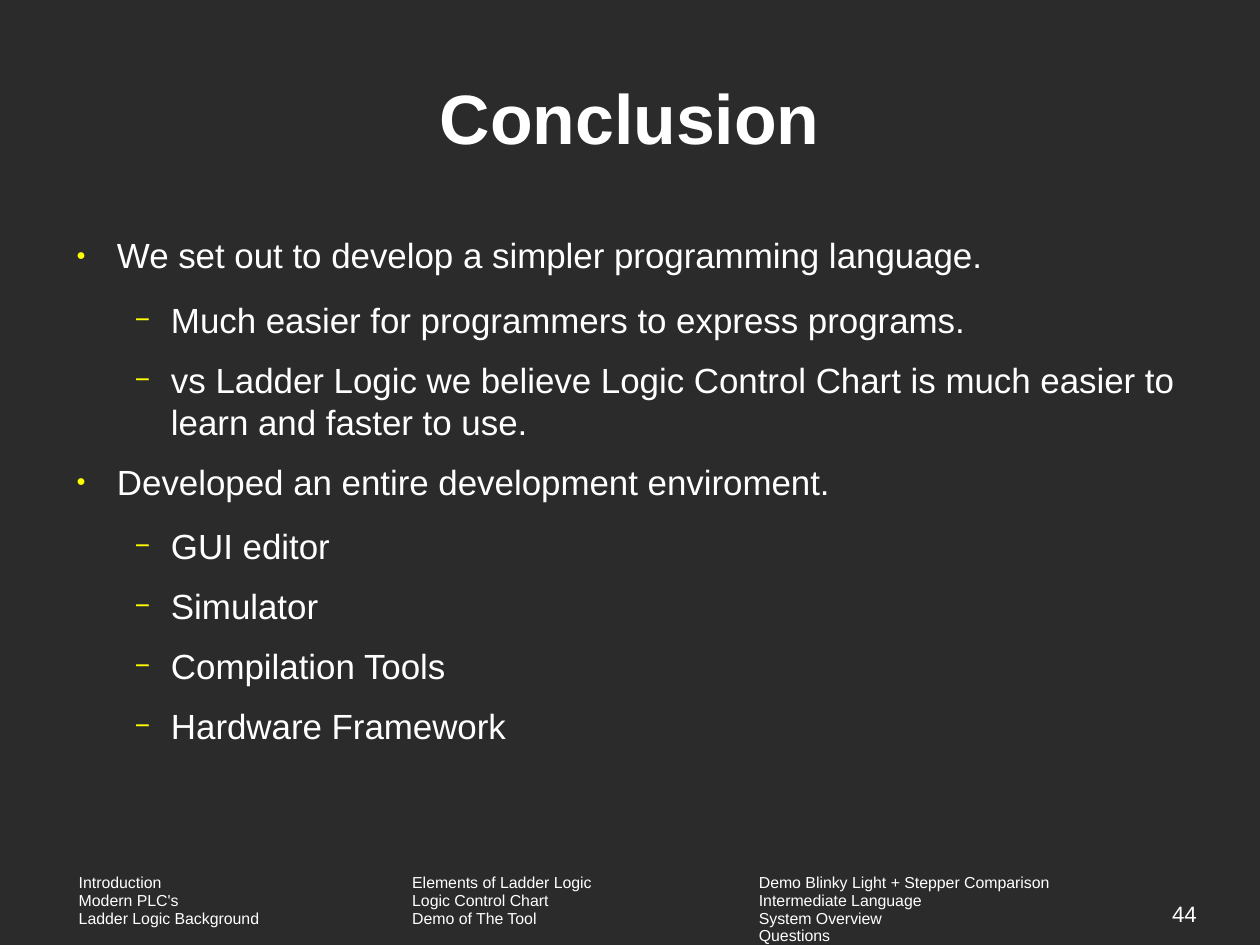
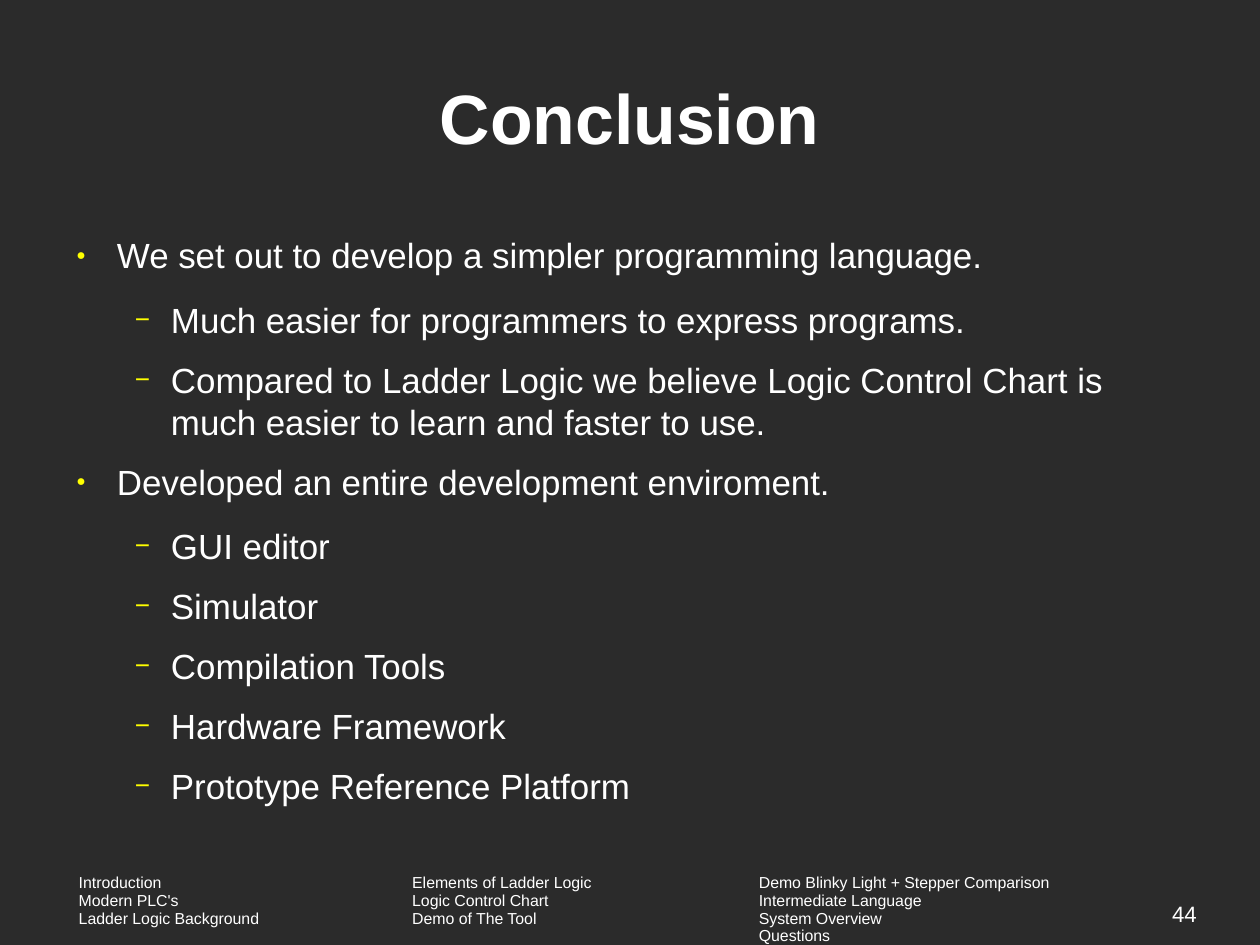
Before and after one commit to vortex-5/plcthesis, a slide deck: slide 44 of presentation/defense.odp. Drawn at 1260x945 pixels with LibreOffice and Linux fonts; fonts in the diff are those of the drawing; background and template pictures are left out; a plain dark background stands for a picture behind light text. Boxes give left, top, right and bottom in pixels: in the first picture for what was removed or moved away, otherwise in the second. Text is boxed around its words. In the diff, an @@ line names an element or a change of style, - is before the commit and + after.

```diff
--- a/presentation/defense.odp
+++ b/presentation/defense.odp
@@ text at (171, 367, 1102, 436): text changed @@
-  − vs Ladder Logic we believe Logic Control Chart is much easier to learn and faster to use.
+  − Compared to Ladder Logic we believe Logic Control Chart is much easier to learn and faster to use.
@@ text at (171, 773, 630, 805): paragraph added @@
+  − Prototype Reference Platform
```
Also in this commit, not shown: 1 other slide changed.
